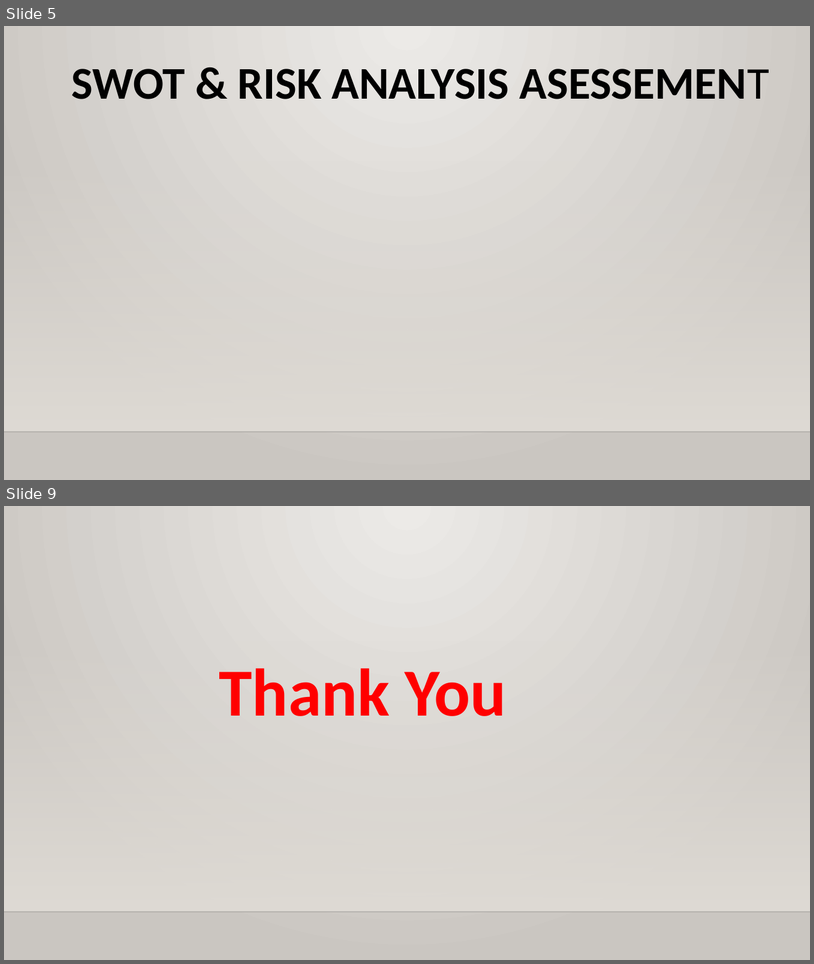
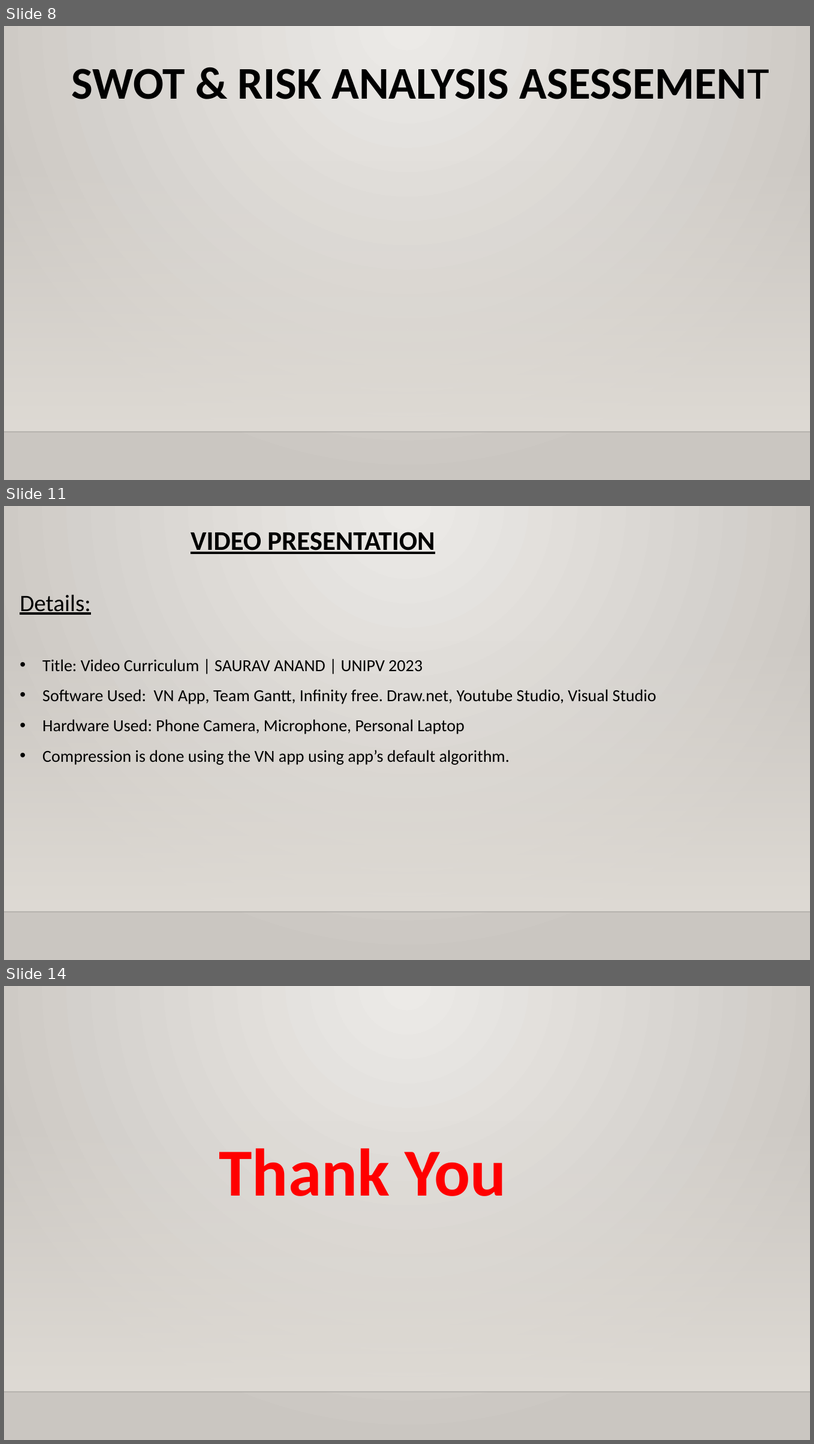
Before and after one commit to sauravanand2612/sauravanand2612.github.io, a slide deck: dcrVC.pptx. Shown one above the other, each under a label of ours: slides 5 and 9 before the commit, slides 8, 11 and 14 after it; the slides between them are not shown. The pictures are 814x964 and 814x1444 pixels, drawn with LibreOffice and Linux fonts; fonts in the diff are those of the drawing; background and template pictures are left out. Boxes give left, top, right and bottom in pixels: in the first picture for what was removed or moved away, otherwise in the second. Text is boxed around its words. In the diff, an @@ line names an element or a change of style, - is before the commit and + after.

```diff
--- a/dcrVC.pptx
+++ b/dcrVC.pptx
@@ slide 11 added at box(4, 506, 810, 960), background gradient #ECEAE7 to #CAC7C1; not listed: 2 template elements that a slide beside it also shows @@
@@ text added at box(20, 532, 657, 765), 20 pt, text #000000 @@
+VIDEO PRESENTATION
+Details:
+• Title: Video Curriculum | SAURAV ANAND | UNIPV 2023
+• Software Used: VN App, Team Gantt, Infinity free. Draw.net, Youtube Studio, Visual Studio
+• Hardware Used: Phone Camera, Microphone, Personal Laptop
+• Compression is done using the VN app using app’s default algorithm.
@@ what was slide 5 is now slide 8 @@
@@ what was slide 9 is now slide 14 @@
```
Also in this commit, not shown: 6 slides changed, 4 other slides added.
